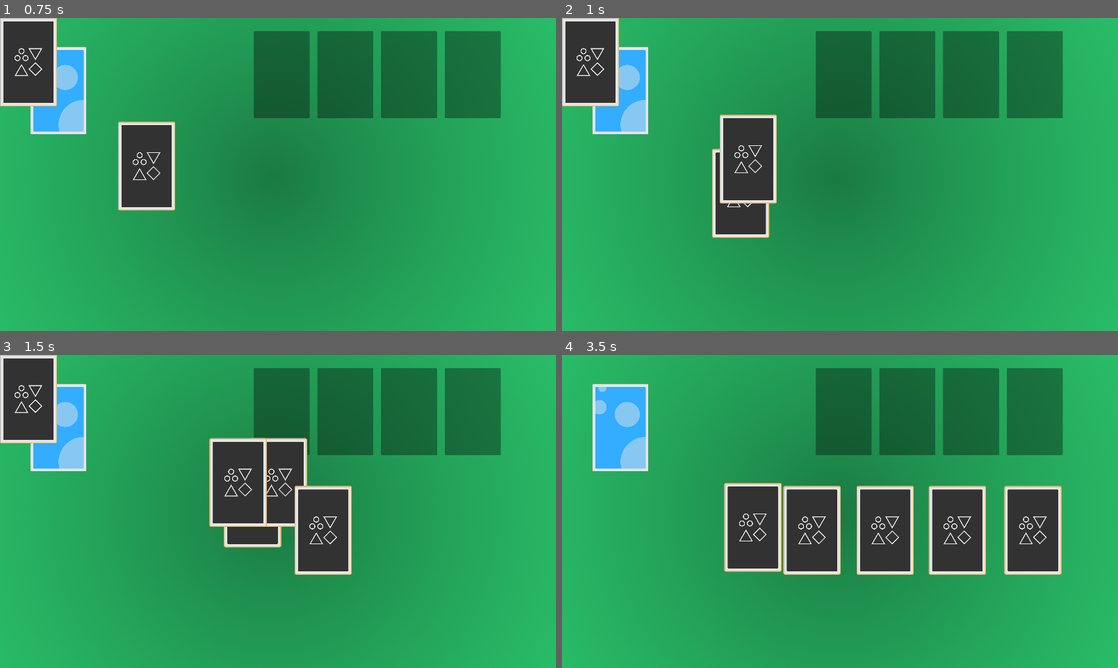
Above: before the commit, frames 1-4 (two rows, left to right).
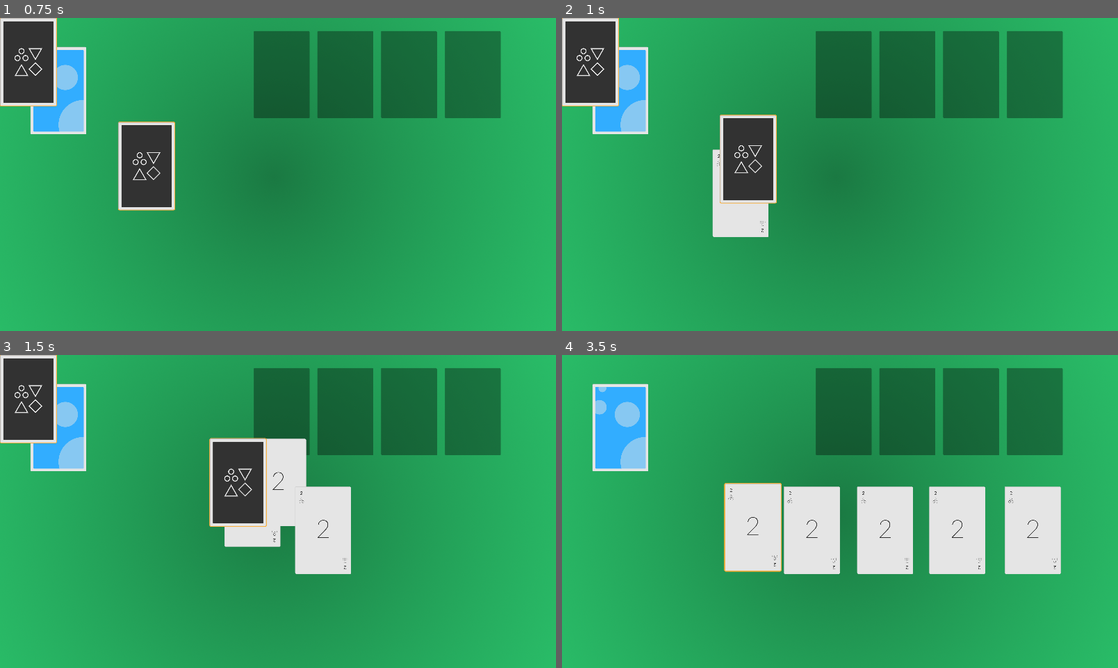
Above: after the commit, the same moments.

Repository: Dssdiego/solitaire_godot
Game: Godot game, scene res://scenes/scn_main.tscn
The game is run twice, just before and just after one commit, with the same random seed, the same clock (stepped at 60 frames per second) and the same inputs.
Inputs (mouse positions are in pixels of both pictures, inside the frame that each line leads up to):
- Up to frame 1 (0.75 s): click (55, 89) at 0.5 s
- Up to frame 2 (1 s): no input
- Up to frame 3 (1.5 s): click (55, 426) at 1.25 s
- Up to frame 4 (3.5 s): click (617, 426) at 2 s; drag from (739, 530) to (895, 442) at 2.77 s

Frame 1 is identical in both runs. In frame 2, 1.1% of the frame differs, in the area x 27-38%, y 41-71%; in frame 3, 4.5%; in frame 4, 12%, in the area x 29-90%, y 41-71%.

Commit message:
show card when in field

Diff:
--- a/scripts/gameplay/scr_card.gd
+++ b/scripts/gameplay/scr_card.gd
@@ -3,6 +3,7 @@
 signal is_positioned_in_field
 
 var is_selected = false
+var is_shown = false
 var can_drag = false
 
 var initial_card_position = Vector2.ZERO
@@ -34,14 +35,13 @@
 		SgConfigs.card_to_field_animation_position_time_in_seconds, Tween.TRANS_LINEAR, Tween.EASE_IN_OUT)
 	$Tween.start()
 
-#	rect_position = initial_card_position
-
 ##
 ## UI
 ##
 
 func update_ui():
 	$Selected.visible = is_selected
+	$Back.visible = !is_shown
 
 ##
 ## Click & Drag
@@ -64,6 +64,8 @@
 
 func _on_card_in_field():
 	initial_card_position = rect_position
+	is_shown = true
+	update_ui()
 
 func _on_Card_gui_input(event):
 	if event is InputEventMouseButton:
